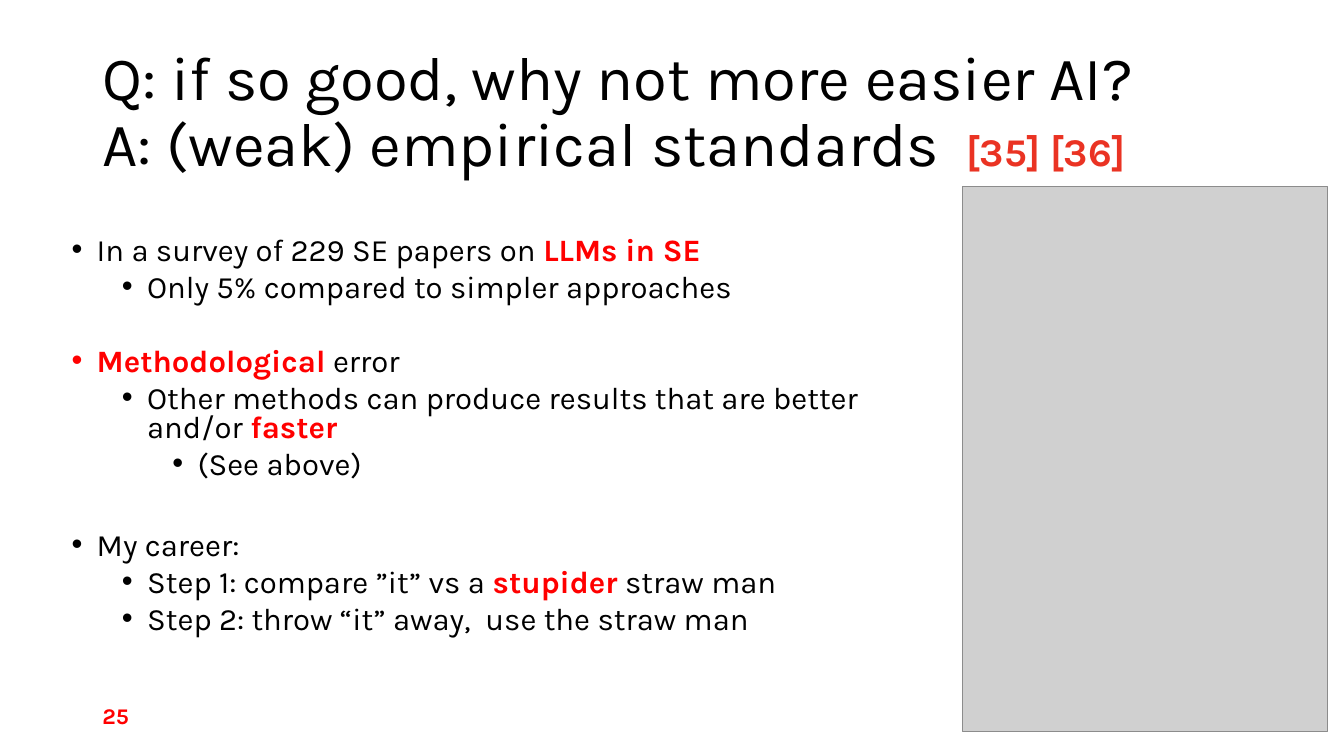
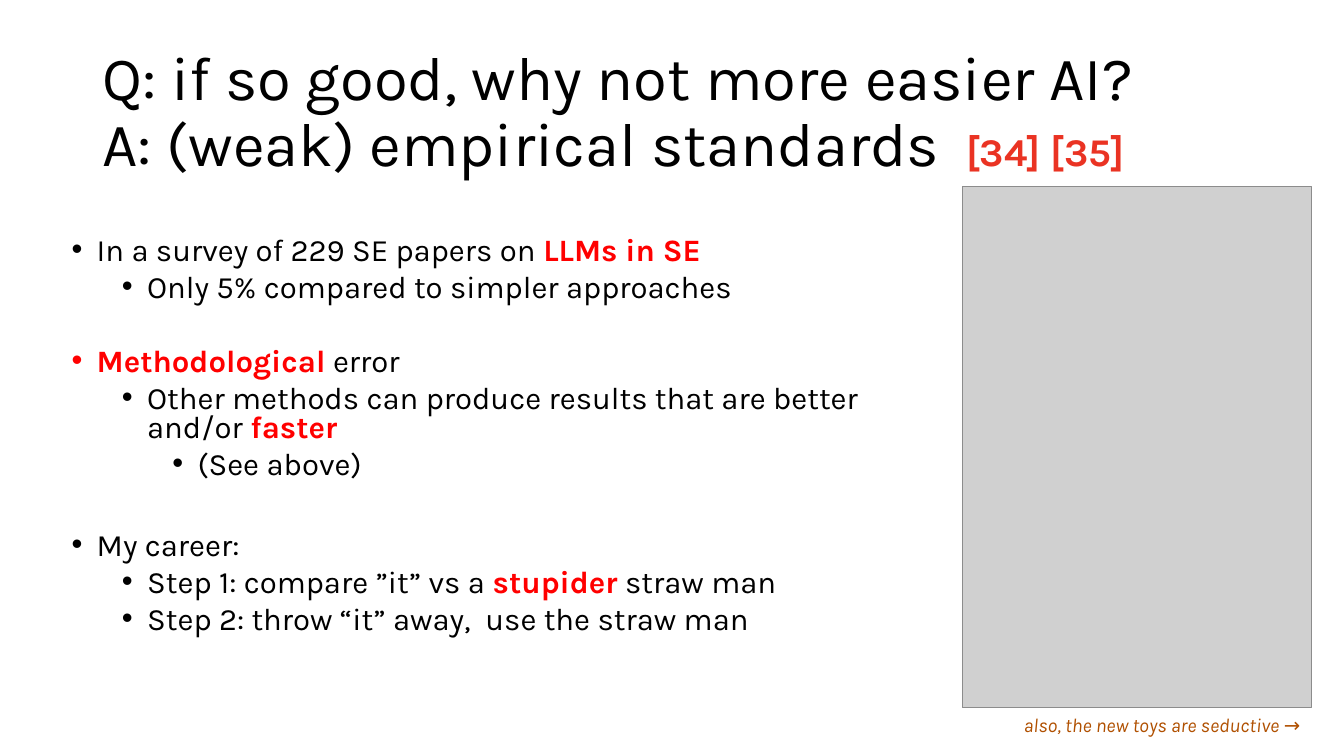
Before and after one commit to timm/fyi, a slide deck: slide 21 of 26less.pptx (slide 25 before the commit). Drawn at 1344x756 pixels with LibreOffice and Linux fonts; fonts in the diff are those of the drawing; grey boxes stand for pictures; background and template pictures are left out. Boxes give left, top, right and bottom in pixels: in the first picture for what was removed or moved away, otherwise in the second. Text is boxed around its words. In the diff, an @@ line names an element or a change of style, - is before the commit and + after.

```diff
--- a/26less.pptx
+++ b/26less.pptx
@@ title at box(102, 57, 1133, 181): text changed @@
-Q: if so good, why not more easier AI?
-A: (weak) empirical standards [35] [36]
+Q: if so good, why not more easier AI?
+A: (weak) empirical standards [34] [35]
@@ picture: place and size @@
-picture at box(963, 187, 1329, 732)
+picture at box(963, 187, 1313, 708)
@@ page number removed at box(102, 709, 128, 725) @@
-25
@@ text added at box(1024, 718, 1280, 737), 14 pt, text #B05000, italic @@
+also, the new toys are seductive →
```
Also in this commit, not shown: 28 other slides changed, 6 slides removed, 1 other file.
